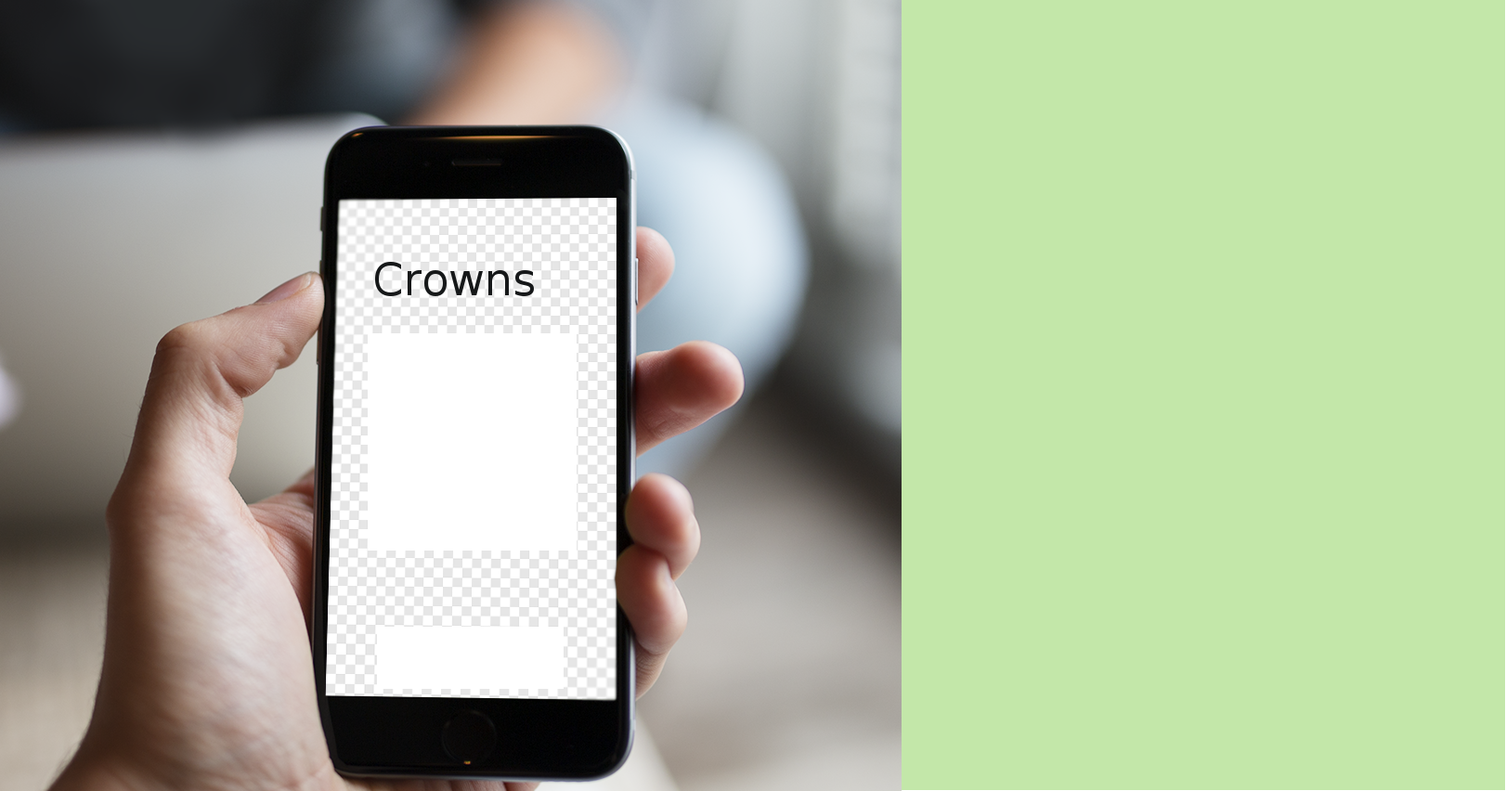
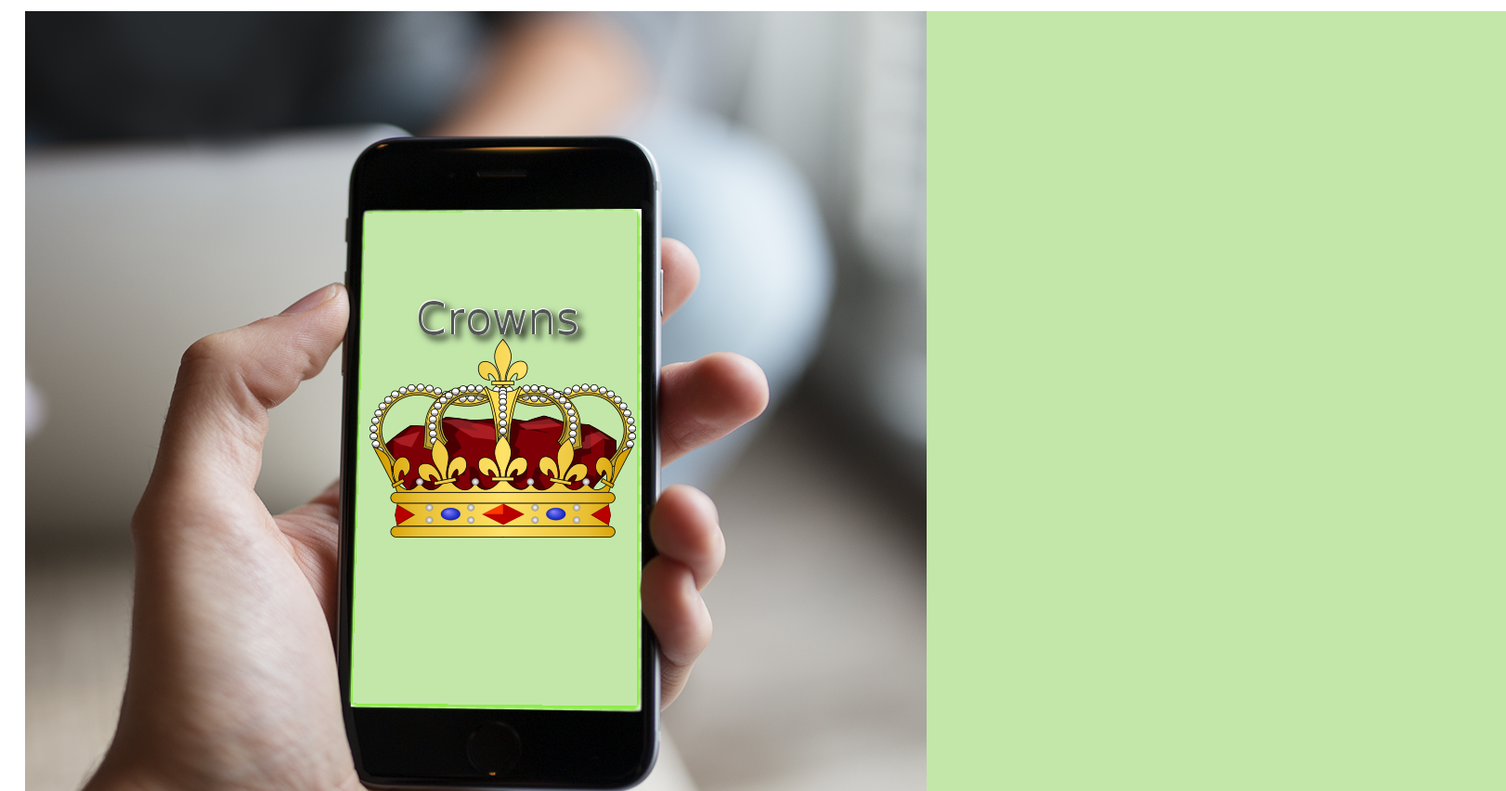
Layered file, before and after one edit (1506×791). Changes by layer:
added layer "Highlight" above "Shadow" over [417, 299, 578, 336]
added layer "Shadow" above "1.psd" over [413, 295, 592, 351]
moved "1.psd" above "Crowns", painted on it over [0, 0, 927, 791]
painted on "Crowns" over [375, 261, 578, 336]
added layer "Pasted Layer" above "right-hand block" over [369, 338, 637, 538]
renamed "Visible" to "right-hand block", painted on it over [270, 0, 1506, 791]
removed layer "Layer" over [270, 112, 677, 728]
added layer "phone foreground" above "phone background" over [352, 210, 637, 706]
added layer "phone background" over [341, 201, 649, 719]
